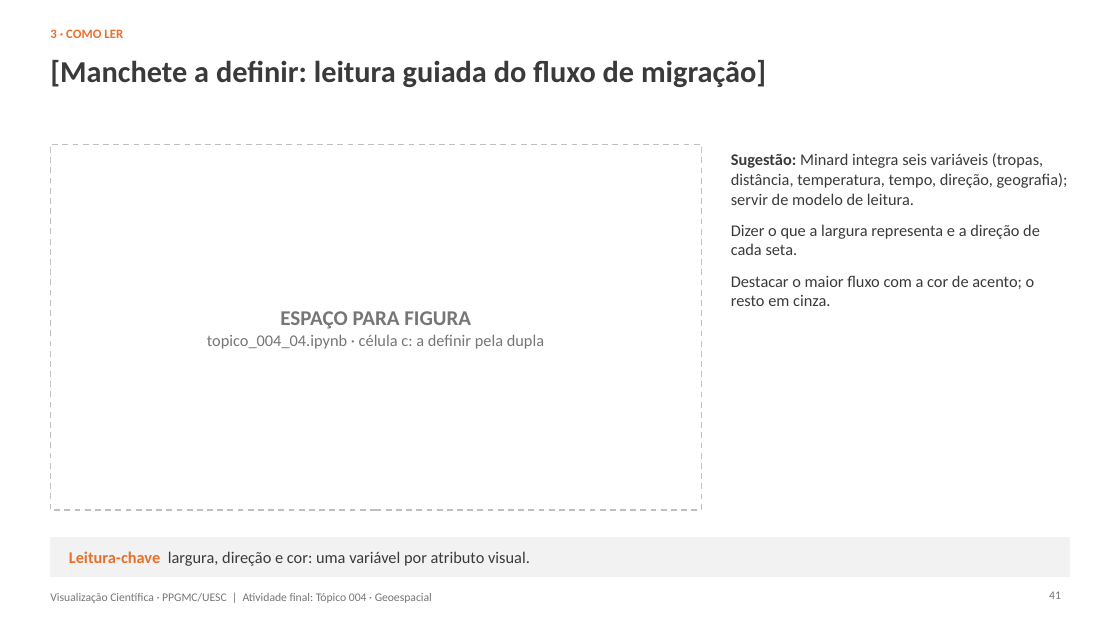
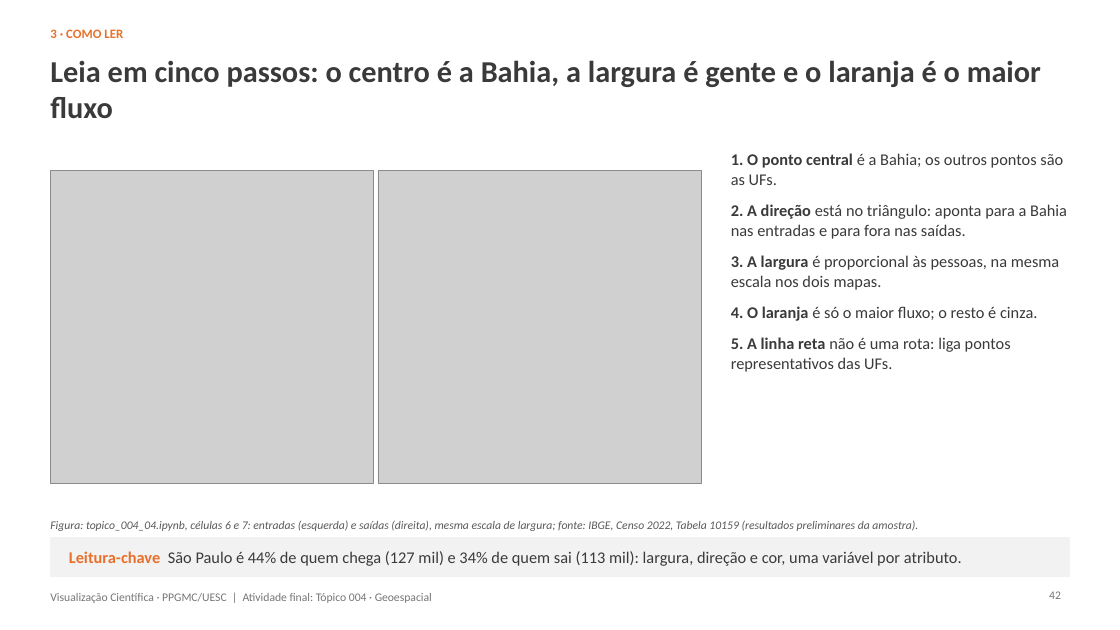
Before and after one commit to John-Parsec/scientific-visualization-geospatial, a slide deck: slide 42 of slides.pptx (slide 41 before the commit). Drawn at 1120x630 pixels with LibreOffice and Linux fonts; fonts in the diff are those of the drawing; grey boxes stand for pictures; background and template pictures are left out. Boxes give left, top, right and bottom in pixels: in the first picture for what was removed or moved away, otherwise in the second. Text is boxed around its words. In the diff, an @@ line names an element or a change of style, - is before the commit and + after.

```diff
--- a/slides.pptx
+++ b/slides.pptx
@@ title at [50,60,1041,118]: text changed @@
-[Manchete a definir: leitura guiada do fluxo de migração]
+Leia em cinco passos: o centro é a Bahia, a largura é gente e o laranja é o maior fluxo
@@ rectangle removed at [50,145,702,510] @@
@@ picture added at [50,171,374,484] @@
@@ picture added at [378,171,702,484] @@
@@ text at [731,153,1067,372]: text changed @@
-Sugestão: Minard integra seis variáveis (tropas, distância, temperatura, tempo, direção, geografia); servir de modelo de leitura.
-Dizer o que a largura representa e a direção de cada seta.
-Destacar o maior fluxo com a cor de acento; o resto em cinza.
+1. O ponto central é a Bahia; os outros pontos são as UFs.
+2. A direção está no triângulo: aponta para a Bahia nas entradas e para fora nas saídas.
+3. A largura é proporcional às pessoas, na mesma escala nos dois mapas.
+4. O laranja é só o maior fluxo; o resto é cinza.
+5. A linha reta não é uma rota: liga pontos representativos das UFs.
@@ text removed at [207,311,544,349] @@
-ESPAÇO PARA FIGURA
-topico_004_04.ipynb · célula c: a definir pela dupla
@@ text added at [50,520,918,531], 10 pt, text #595959, italic @@
+Figura: topico_004_04.ipynb, células 6 e 7: entradas (esquerda) e saídas (direita), mesma escala de largura; fonte: IBGE, Censo 2022, Tabela 10159 (resultados preliminares da amostra).
@@ text at [69,551,962,566]: text changed @@
-Leitura-chave largura, direção e cor: uma variável por atributo visual.
+Leitura-chave São Paulo é 44% de quem chega (127 mil) e 34% de quem sai (113 mil): largura, direção e cor, uma variável por atributo.
```
Also in this commit, not shown: 44 other slides changed, 4 slides added, 3 slides removed.
